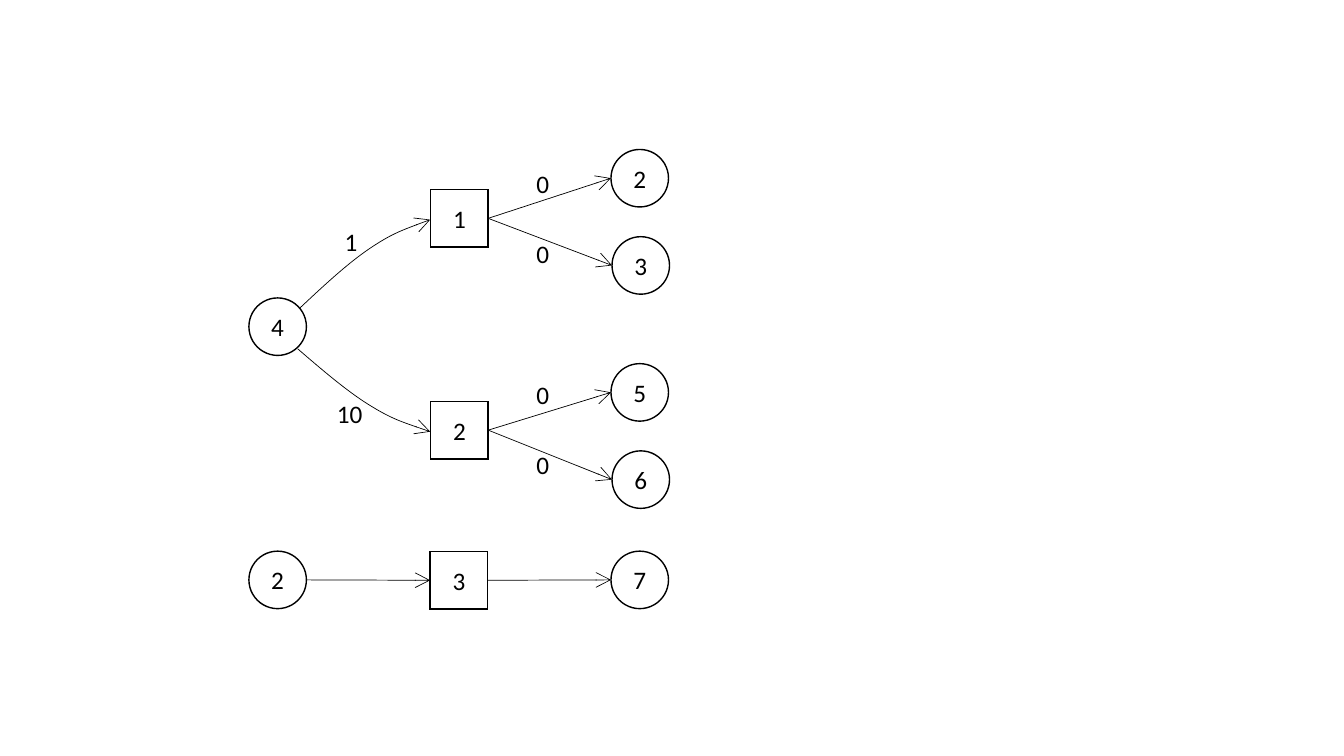
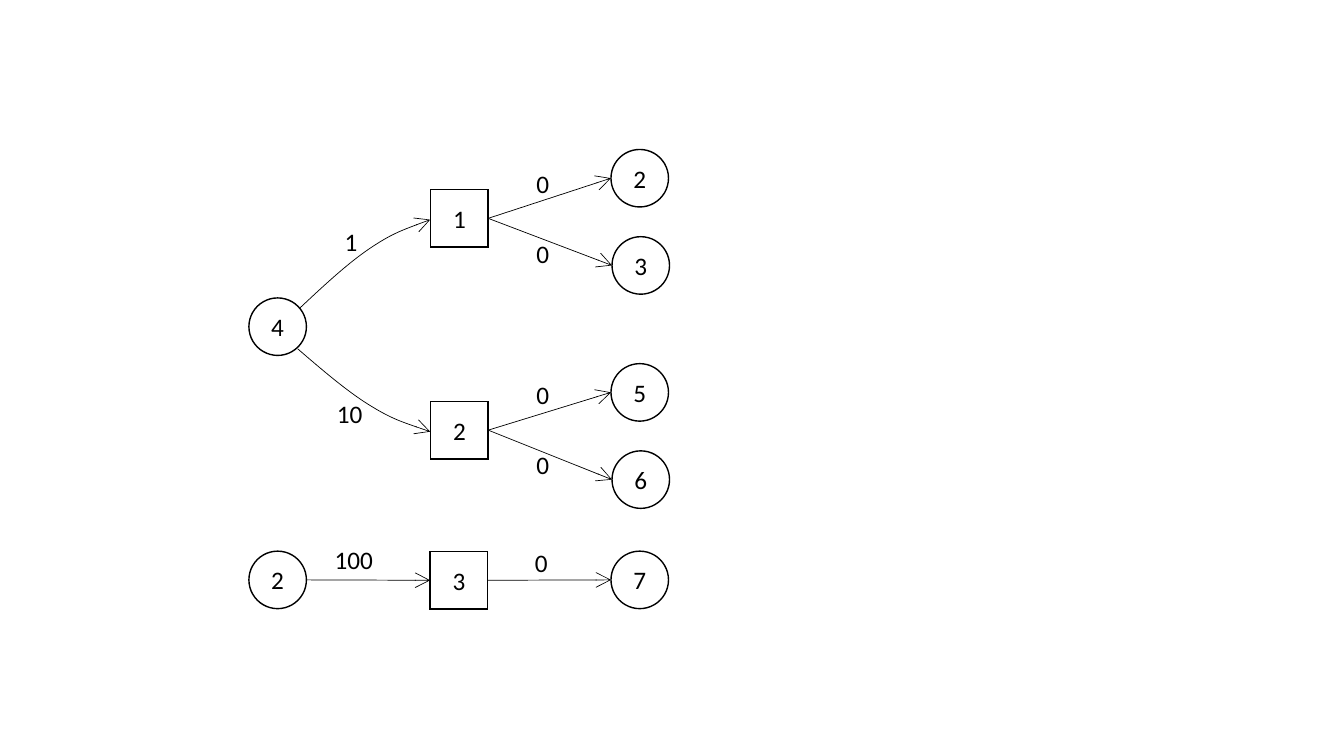
Before and after one commit to gnishida/USACO, a slide deck: slide 1 of Platinum/202112/Problem1/images/images.pptx. Drawn at 1344x756 pixels with LibreOffice and Linux fonts; fonts in the diff are those of the drawing. Boxes give left, top, right and bottom in pixels: in the first picture for what was removed or moved away, otherwise in the second. Text is boxed around its words. In the diff, an @@ line names an element or a change of style, - is before the commit and + after.

```diff
--- a/Platinum/202112/Problem1/images/images.pptx
+++ b/Platinum/202112/Problem1/images/images.pptx
@@ text added at <box>335,552,373,569</box>, 18 pt, text #000000 @@
+100
@@ text added at <box>535,555,548,572</box>, 18 pt, text #000000 @@
+0
```
Also in this commit, not shown: 2 other files.
